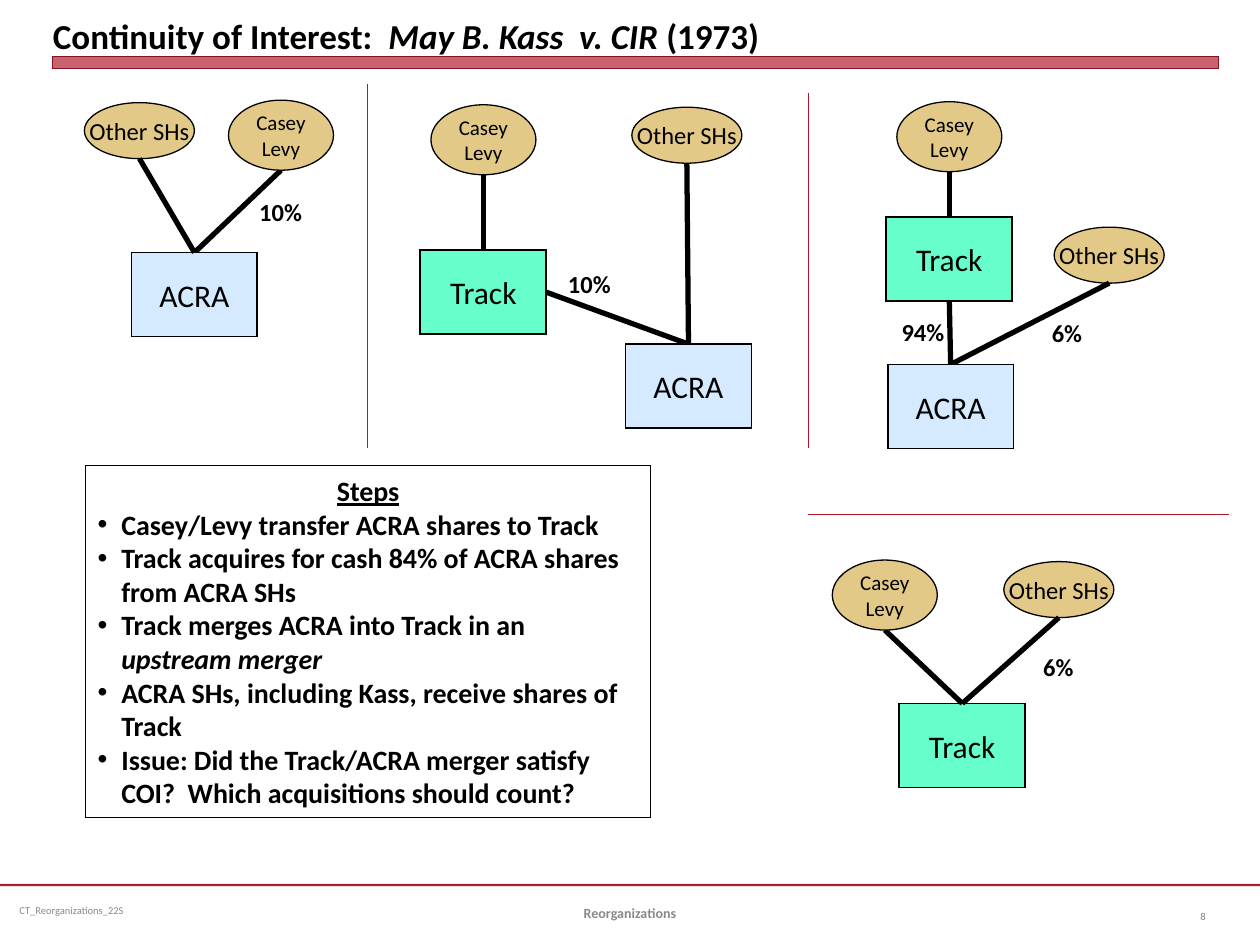
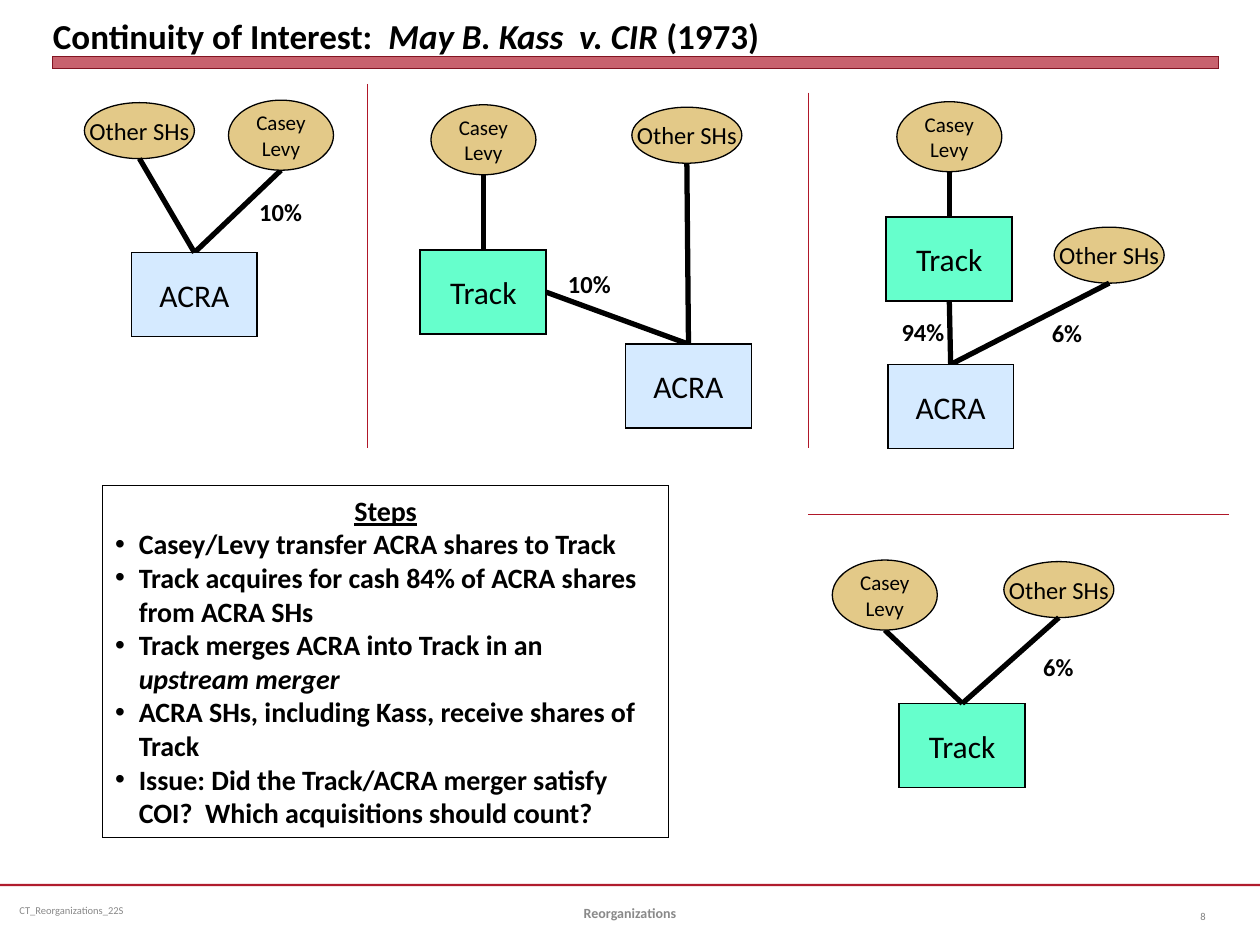
Before and after one commit to jmc877/Corporate-Tax, a slide deck: slide 8 of slides/CT_Reorganizations_22S.pptx. Drawn at 1260x945 pixels with LibreOffice and Linux fonts; fonts in the diff are those of the drawing. Boxes give left, top, right and bottom in pixels: in the first picture for what was removed or moved away, otherwise in the second. Text is boxed around its words. In the diff, an @@ line names an element or a change of style, - is before the commit and + after.

```diff
--- a/slides/CT_Reorganizations_22S.pptx
+++ b/slides/CT_Reorganizations_22S.pptx
@@ rectangle "Steps": place and size @@
-rectangle "Steps" at <box>86,466,651,818</box>
+rectangle "Steps" at <box>103,485,669,837</box>
```
Also in this commit, not shown: 1 other slide changed.
